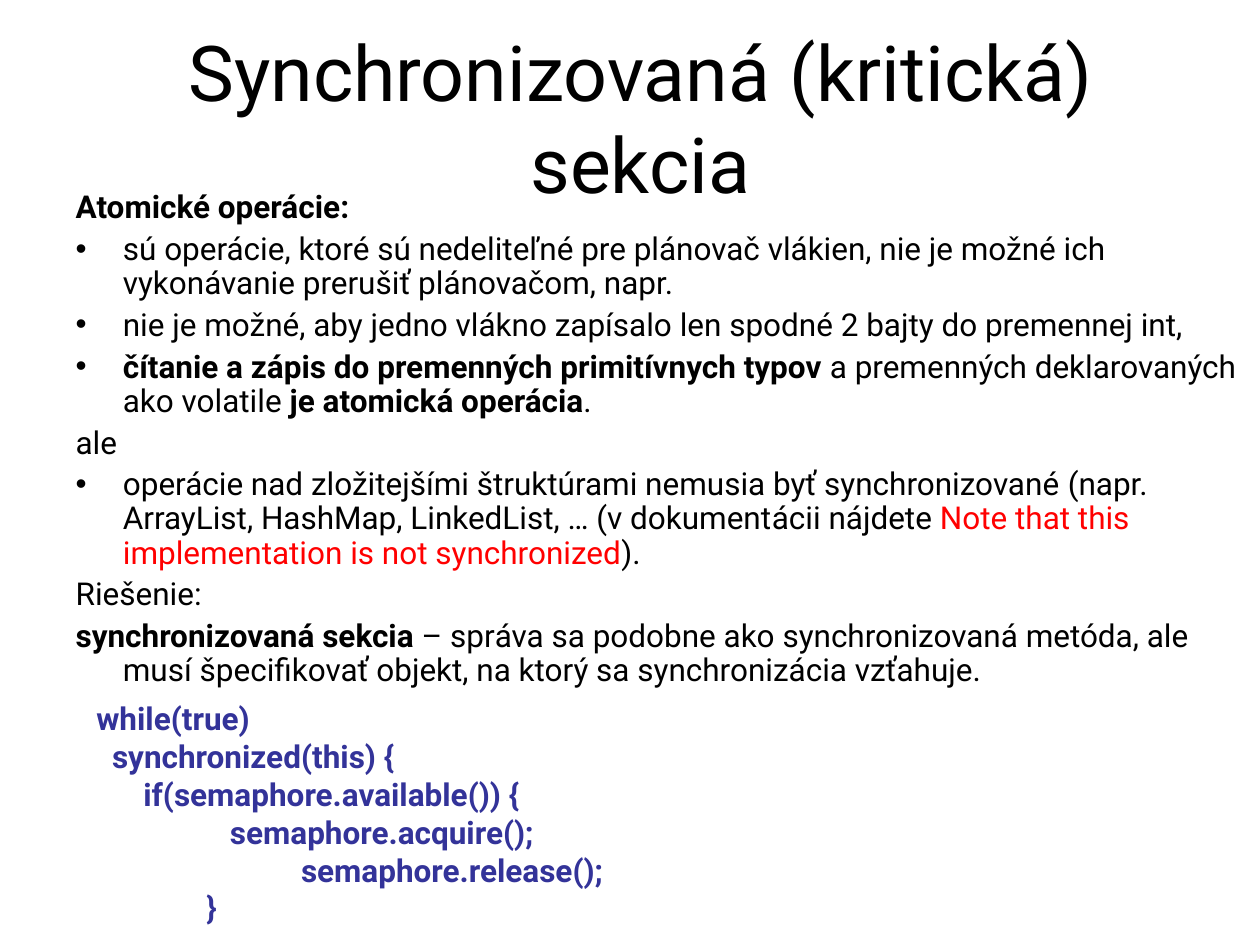
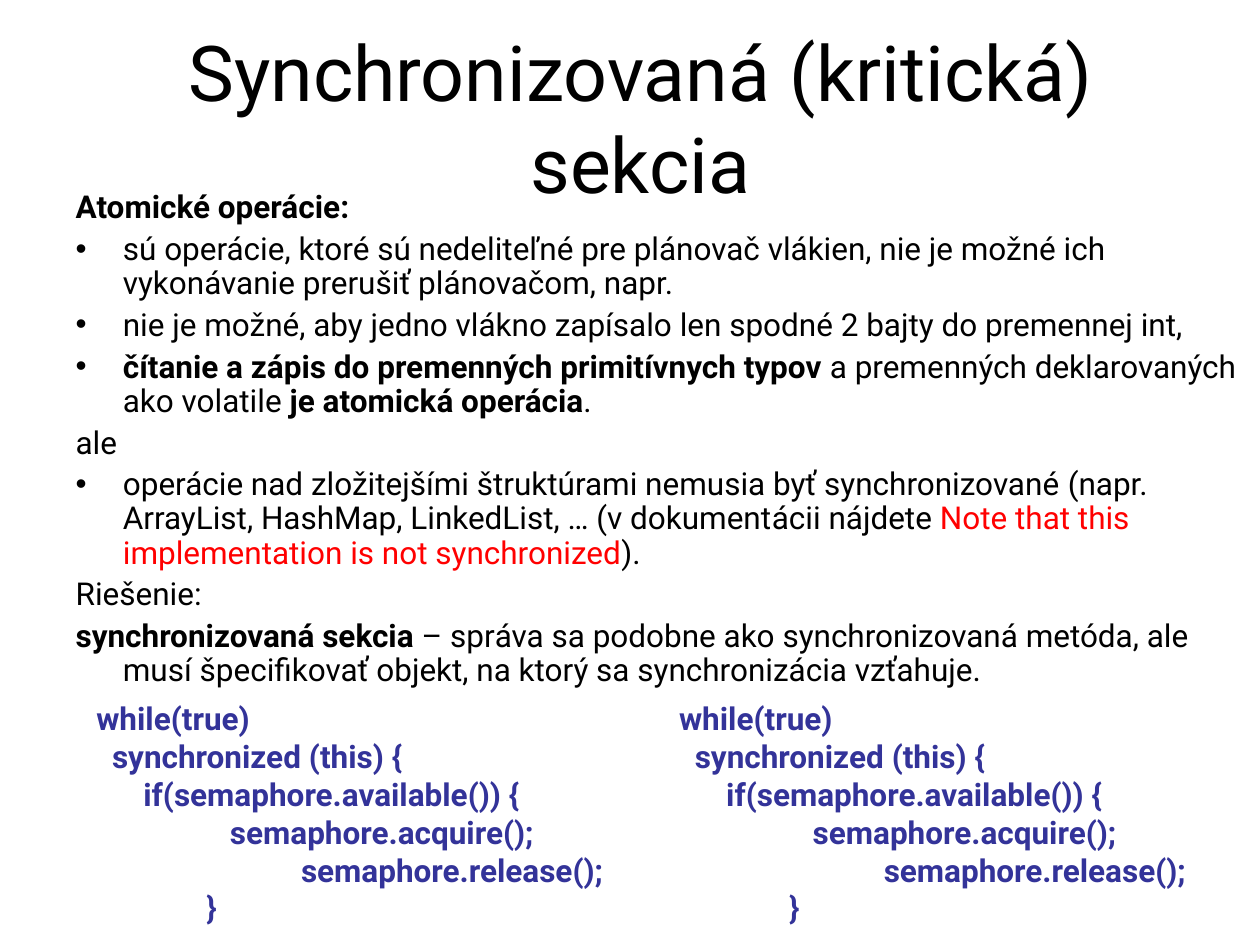
Before and after one commit to Programovanie4/Prednasky, a slide deck: slide 13 of 10/10_java.ppt. Drawn at 1260x945 pixels with LibreOffice and Linux fonts; fonts in the diff are those of the drawing. Boxes give left, top, right and bottom in pixels: in the first picture for what was removed or moved away, otherwise in the second. Text is boxed around its words. In the diff, an @@ line names an element or a change of style, - is before the commit and + after.

```diff
--- a/10/10_java.ppt
+++ b/10/10_java.ppt
@@ text added at [679,705,1186,889], 18 pt, text #333399, bold @@
+while(true)
+synchronized (this) {
+if(semaphore.available()) {
+  semaphore.acquire();
+semaphore.release();
+}
@@ text at [112,743,384,775]: spaces changed @@
-synchronized(this) {
+synchronized (this) {
```
Also in this commit, not shown: 4 other slides changed, 3 other files.
